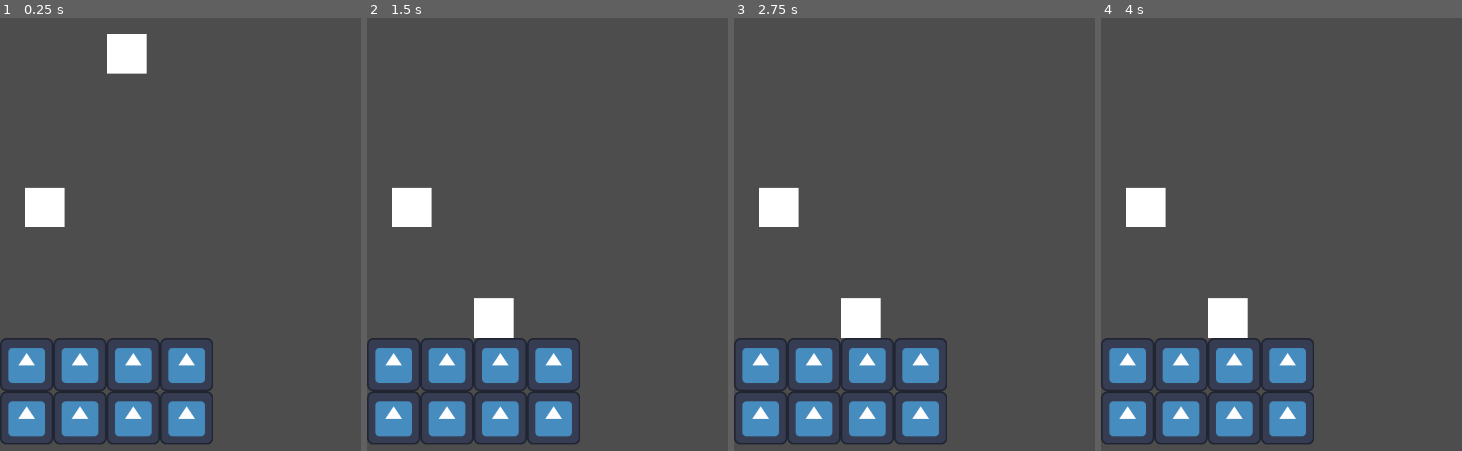
Above: before the commit, frames 1-4 (left to right).
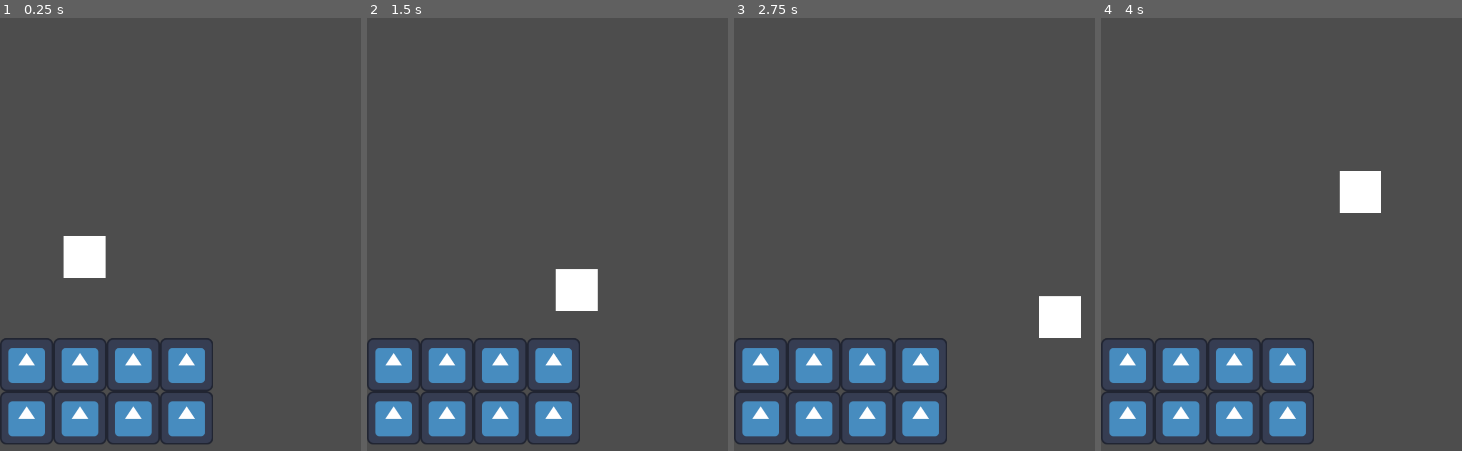
Above: after the commit, the same moments.

Repository: LitheFulminare/Operation-Venulysian
Game: Godot game, scene res://Game scenes/Prototyping.tscn
Same seed, same stepped clock (60 frames per second), same inputs: the game is played once before the commit and once after it. The engine's default icon, where the game draws it, is replaced by a stand-in: a white triangle on a blue panel in a dark square.
Inputs:
- Up to frame 1 (0.25 s): no input
- Up to frame 2 (1.5 s): hold D (Right, bound only after the commit) 0.53-1.28 s; hold S (Down, bound only after the commit) from 1.28 s (still down)
- Up to frame 3 (2.75 s): tap Enter at 2 s; release S (Down, bound only after the commit) at 2.03 s; hold D (Right, bound only after the commit) from 2.03 s (still down)
- Up to frame 4 (4 s): release D (Right, bound only after the commit) at 2.78 s; hold W (Up, bound only after the commit) 2.78-3.53 s; hold A (Left, bound only after the commit) from 3.53 s (still down)

The runs differ from the first frame. In frame 1, 3.2% of the frame differs, in the area x 6-41%, y 3-61%; in frame 2, 3.2%; in frame 3, 3.2%; in frame 4, 3.2%.

Commit message:
setup movement component on player

Diff:
--- /dev/null
+++ b/Operation Venulysian/Components/Entity/movement_component.gd
@@ -0,0 +1,12 @@
+class_name MovementComponent
+extends Node
+
+@export var character_body: CharacterBody2D
+@export var speed: float = 400
+
+## Gets the input and call the CharacterBody's move and slide method
+func move() -> void:
+	var input_direction: Vector2 = Input.get_vector("Left", "Right", "Up", "Down").normalized()
+	character_body.velocity = input_direction * speed
+
+	character_body.move_and_slide()
--- a/Operation Venulysian/Game scenes/Prototyping.tscn
+++ b/Operation Venulysian/Game scenes/Prototyping.tscn
@@ -1,11 +1,7 @@
-[gd_scene load_steps=6 format=4 uid="uid://d0jw7un8xrfh"]
+[gd_scene load_steps=5 format=4 uid="uid://d0jw7un8xrfh"]
 
 [ext_resource type="Texture2D" uid="uid://c1t3pshnpfysr" path="res://icon.svg" id="1_vfyey"]
-
-[sub_resource type="CircleShape2D" id="CircleShape2D_vfyey"]
-radius = 48.0104
-
-[sub_resource type="PhysicsMaterial" id="PhysicsMaterial_vfyey"]
+[ext_resource type="PackedScene" uid="uid://b1vtmnwr2sk4q" path="res://Player/player.tscn" id="1_y2bou"]
 
 [sub_resource type="TileSetAtlasSource" id="TileSetAtlasSource_vfyey"]
 texture = ExtResource("1_vfyey")
@@ -21,30 +17,8 @@
 
 [node name="Prototyping" type="Node2D"]
 
-[node name="CharacterBody2D" type="CharacterBody2D" parent="."]
-position = Vector2(106, 455)
-
-[node name="ColorRect" type="ColorRect" parent="CharacterBody2D"]
-offset_left = -46.0
-offset_top = -48.0
-offset_right = 49.0
-offset_bottom = 47.0
-
-[node name="CollisionShape2D" type="CollisionShape2D" parent="CharacterBody2D"]
-shape = SubResource("CircleShape2D_vfyey")
-
-[node name="RigidBody2D" type="RigidBody2D" parent="."]
-position = Vector2(303, 58)
-physics_material_override = SubResource("PhysicsMaterial_vfyey")
-
-[node name="ColorRect" type="ColorRect" parent="RigidBody2D"]
-offset_left = -46.0
-offset_top = -48.0
-offset_right = 49.0
-offset_bottom = 47.0
-
-[node name="CollisionShape2D" type="CollisionShape2D" parent="RigidBody2D"]
-shape = SubResource("CircleShape2D_vfyey")
+[node name="Player" parent="." instance=ExtResource("1_y2bou")]
+position = Vector2(203, 573)
 
 [node name="TileMapLayer" type="TileMapLayer" parent="."]
 tile_map_data = PackedByteArray("AAAAAAcAAAAAAAAAAAABAAcAAAAAAAAAAAACAAcAAAAAAAAAAAACAAYAAAAAAAAAAAABAAYAAAAAAAAAAAAAAAYAAAAAAAAAAAADAAcAAAAAAAAAAAADAAYAAAAAAAAAAAA=")
--- /dev/null
+++ b/Operation Venulysian/Player/player.gd
@@ -0,0 +1,8 @@
+class_name Player
+extends CharacterBody2D
+
+@export_group("Components")
+@export var movement_component: MovementComponent
+
+func _physics_process(delta: float) -> void:
+	movement_component.move()
--- /dev/null
+++ b/Operation Venulysian/Player/player.tscn
@@ -0,0 +1,25 @@
+[gd_scene load_steps=4 format=3 uid="uid://b1vtmnwr2sk4q"]
+
+[ext_resource type="Script" uid="uid://creutxpg4tk0i" path="res://Player/player.gd" id="1_4ntmi"]
+[ext_resource type="Script" uid="uid://b4yrdgvplq3aq" path="res://Components/Entity/movement_component.gd" id="1_l8h54"]
+
+[sub_resource type="RectangleShape2D" id="RectangleShape2D_vfyey"]
+size = Vector2(100, 100)
+
+[node name="Player" type="CharacterBody2D" node_paths=PackedStringArray("movement_component")]
+script = ExtResource("1_4ntmi")
+movement_component = NodePath("Movement Component")
+
+[node name="Movement Component" type="Node" parent="." node_paths=PackedStringArray("character_body")]
+script = ExtResource("1_l8h54")
+character_body = NodePath("..")
+
+[node name="ColorRect" type="ColorRect" parent="."]
+offset_left = -50.0
+offset_top = -50.0
+offset_right = 50.0
+offset_bottom = 50.0
+metadata/_edit_use_anchors_ = true
+
+[node name="CollisionShape2D" type="CollisionShape2D" parent="."]
+shape = SubResource("RectangleShape2D_vfyey")
--- a/Operation Venulysian/project.godot
+++ b/Operation Venulysian/project.godot
@@ -21,7 +21,34 @@
 window/size/viewport_height=1080
 window/stretch/mode="viewport"
 
+[input]
+
+Up={
+"deadzone": 0.2,
+"events": [Object(InputEventKey,"resource_local_to_scene":false,"resource_name":"","device":-1,"window_id":0,"alt_pressed":false,"shift_pressed":false,"ctrl_pressed":false,"meta_pressed":false,"pressed":false,"keycode":0,"physical_keycode":87,"key_label":0,"unicode":119,"location":0,"echo":false,"script":null)
+]
+}
+Down={
+"deadzone": 0.2,
+"events": [Object(InputEventKey,"resource_local_to_scene":false,"resource_name":"","device":-1,"window_id":0,"alt_pressed":false,"shift_pressed":false,"ctrl_pressed":false,"meta_pressed":false,"pressed":false,"keycode":0,"physical_keycode":83,"key_label":0,"unicode":115,"location":0,"echo":false,"script":null)
+]
+}
+Left={
+"deadzone": 0.2,
+"events": [Object(InputEventKey,"resource_local_to_scene":false,"resource_name":"","device":-1,"window_id":0,"alt_pressed":false,"shift_pressed":false,"ctrl_pressed":false,"meta_pressed":false,"pressed":false,"keycode":0,"physical_keycode":65,"key_label":0,"unicode":97,"location":0,"echo":false,"script":null)
+]
+}
+Right={
+"deadzone": 0.2,
+"events": [Object(InputEventKey,"resource_local_to_scene":false,"resource_name":"","device":-1,"window_id":0,"alt_pressed":false,"shift_pressed":false,"ctrl_pressed":false,"meta_pressed":false,"pressed":false,"keycode":0,"physical_keycode":68,"key_label":0,"unicode":100,"location":0,"echo":false,"script":null)
+]
+}
+
 [layer_names]
 
 2d_physics/layer_1="Scenario"
 2d_physics/layer_2="Player"
+
+[physics]
+
+2d/run_on_separate_thread=true
Not shown, added: Operation Venulysian/Components/Entity/movement_component.gd.uid
Not shown, added: Operation Venulysian/Player/player.gd.uid
